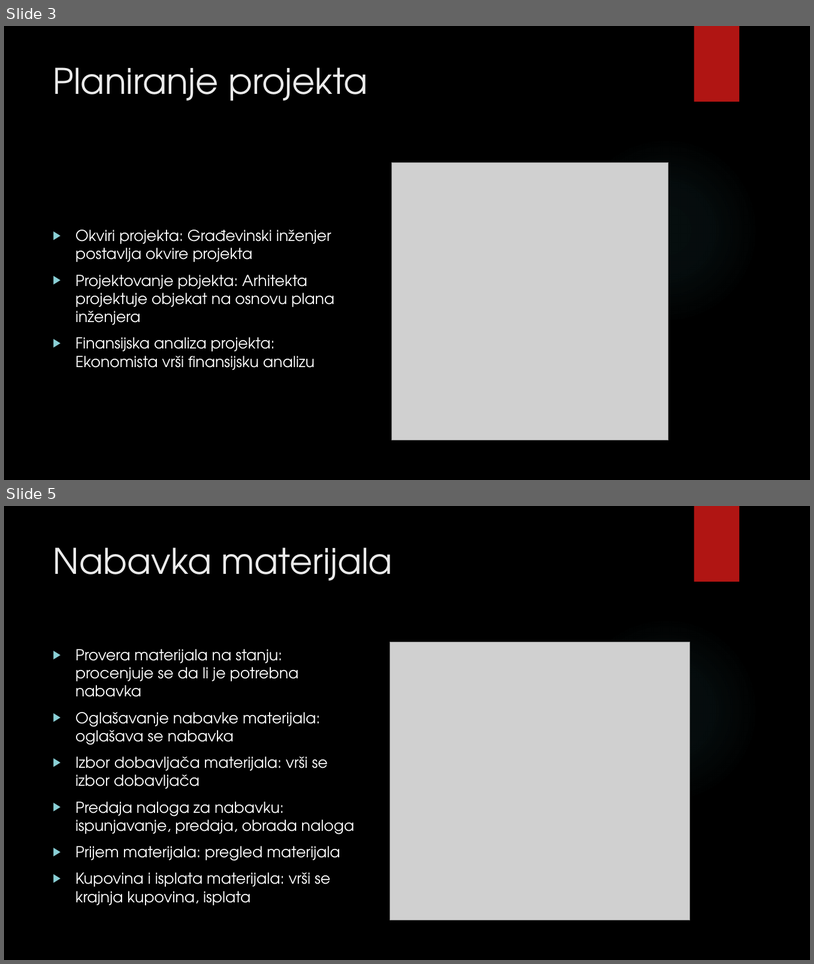
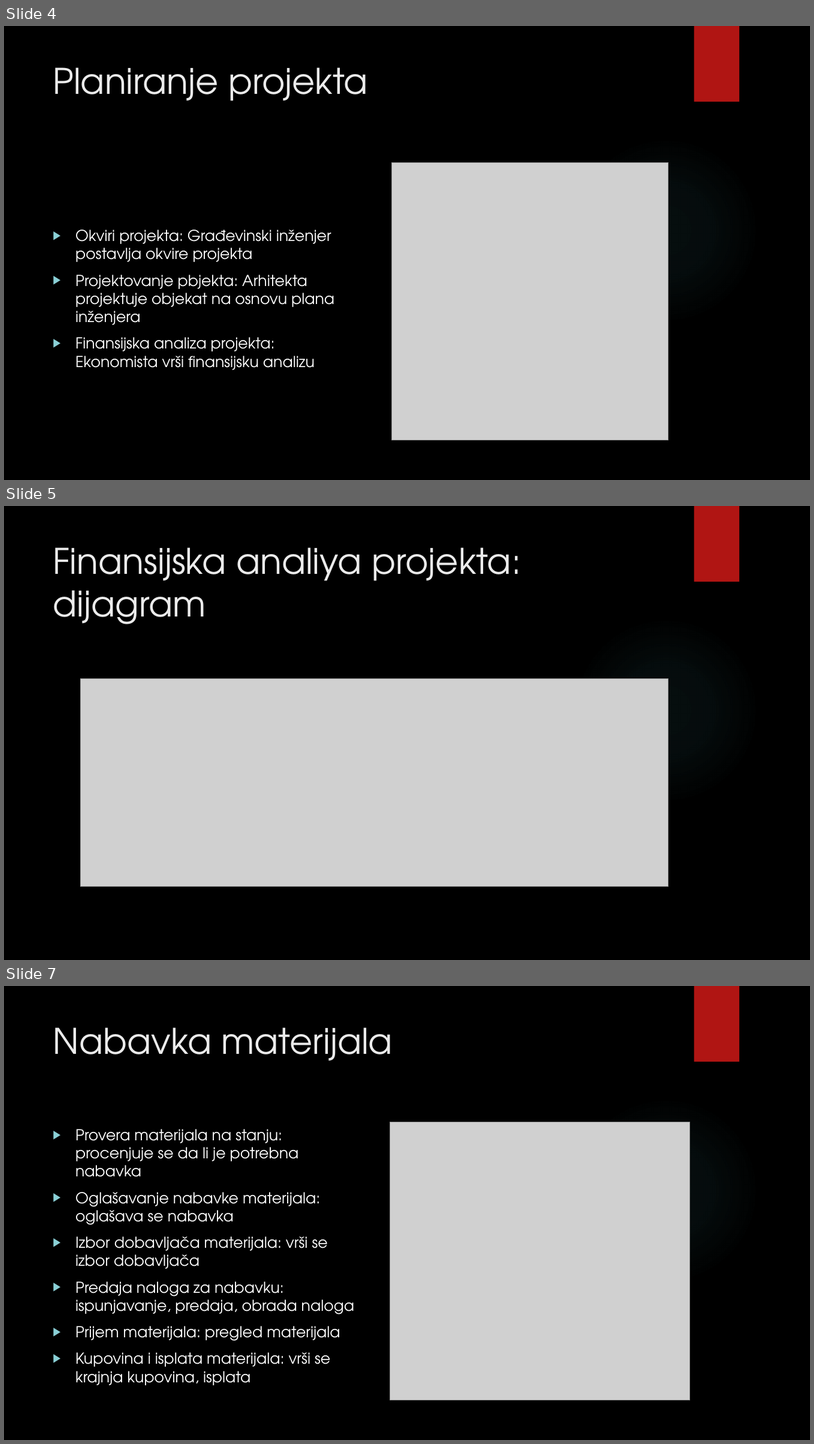
Before and after one commit to MATFPodmladak/ISGradjevinskeFirme, a slide deck: Prezentacija.pptx. Shown one above the other, each under a label of ours: slides 3 and 5 before the commit, slides 4, 5 and 7 after it; the slides between them are not shown. The pictures are 814x964 and 814x1444 pixels, drawn with LibreOffice and Linux fonts; fonts in the diff are those of the drawing; grey boxes stand for pictures; background and template pictures are left out. Boxes give left, top, right and bottom in pixels: in the first picture for what was removed or moved away, otherwise in the second. Text is boxed around its words. In the diff, an @@ line names an element or a change of style, - is before the commit and + after.

```diff
--- a/Prezentacija.pptx
+++ b/Prezentacija.pptx
@@ slide 5 added at (x1=4, y1=506, x2=810, y2=960), background picture (left out); not listed: 2 template elements that a slide beside it also shows @@
@@ title added at (x1=53, y1=547, x2=521, y2=624), 42 pt, text #EBEBEB @@
+Finansijska analiya projekta: dijagram
@@ picture added at (x1=80, y1=678, x2=669, y2=886) @@
@@ what was slide 3 is now slide 4 @@
@@ what was slide 5 is now slide 7 @@
```
Also in this commit, not shown: 3 slides changed, 2 other slides added.
